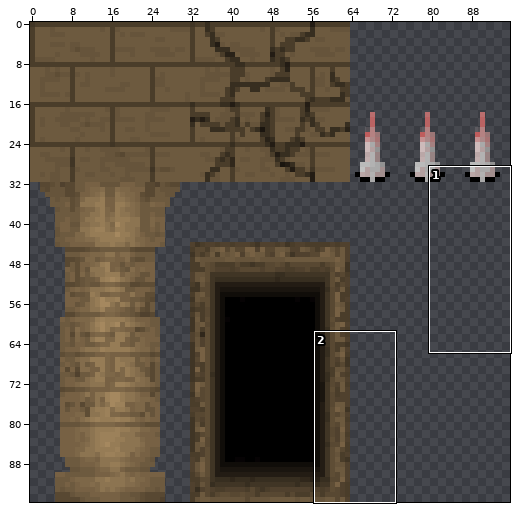
Two versions of one sprite sheet, rsc/images/tiles.png. The picture above shows the old version from afar; the outline marks the close-up.
Close-up. Old version:
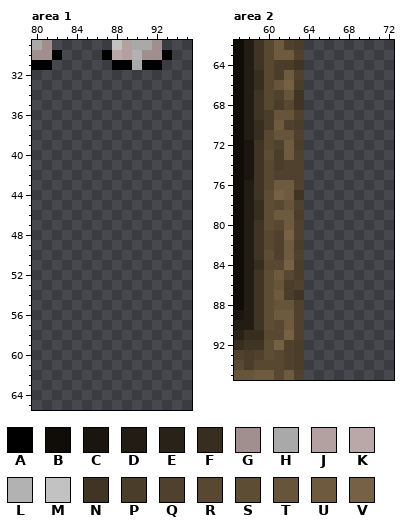
The file is 96x96 pixels. Pixels under 10% opacity are left out. Colours within 5 levels of each other are drawn and written as one. Shown: area 1: x 80..95, y 29..65; area 2: x 57..72, y 62..95.
Palette (. is transparent): A #000000  B #100d09  C #1a150f  D #231c14  E #292218  F #372e20  G #a18e8e  H #a9a9a9  J #b3a0a0  K #baa7a7  L #b2b2b2  M #c2c2c2  N #403525  P #4a3d2a  Q #50412e  R #584832  S #5e4d35  T #66543b  U #6d5a3f  V #776144
Pixels before, area 1, first column x 80:
29 HG......MJHHG.
30 GGA....AKJLGGA
31 AA......AAHAA.
Pixels before, area 2, first column x 57:
62 BDNRUQP
63 BDNRUUQ
64 BDNRPPN
65 BDFRPUQ
66 BDFRTVP
67 BDNRQTN
68 BDNRPRN
69 BDNPTTQ
70 BDFPUQP
71 BDFRTTQ
72 BCNRQUP
73 BCNSPUQ
74 BCNRPQQ
75 BCNRQQQ
76 BDNRUUQ
77 BDNSVUN
78 BDFSRTQ
79 BDFSUUP
80 BDNSRUQ
81 BDNRQVQ
82 BDNRQUP
83 BDNSQUQ
84 BDFRRVP
85 BDNSURP
86 BDNSTPQ
87 BDNSUPN
88 BDNSTTQ
89 CDNSUUQ
90 DDNSRUQ
91 EFFRRVQ
92 FNNSVQP
93 QPQSRQP
94 RPRRRQP
95 TTUURUQ
The result:
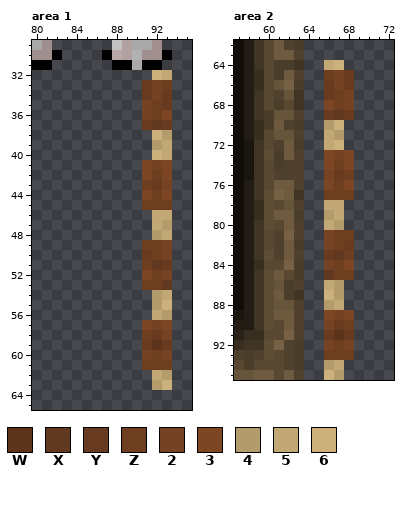
Colours new in this view: W #5b341b  X #613921  Y #683a1f  Z #6e3e21  2 #754223  3 #7c4625  4 #b49b6c  5 #c2a875  6 #ccb17c
From the commit log: Add Res loading in game + tile update
The edit:
Area 1:
y 32: x 92..93 .. -> 65
y 33: x 91..93 ... -> Y2Z
y 34: x 91..93 ... -> Y2Y
y 35: x 91..93 ... -> 2ZY
y 36: x 91..93 ... -> 2Z3
y 37: x 91..93 ... -> YXY
y 38: x 92..93 .. -> 64
y 39: x 92..93 .. -> 45
y 40: x 92..93 .. -> 65
y 41: x 91..93 ... -> 323
y 42: x 91..93 ... -> 3Z3
y 43: x 91..93 ... -> ZY2
y 44: x 91..93 ... -> 3Z3
y 45: x 91..93 ... -> ZZZ
y 46: x 92..93 .. -> 55
y 47: x 92..93 .. -> 54
y 48: x 92..93 .. -> 45
y 49: x 91..93 ... -> ZZ2
y 50: x 91..93 ... -> YZ2
y 51: x 91..93 ... -> ZXY
y 52: x 91..93 ... -> 3Z2
y 53: x 91..93 ... -> ZZX
y 54: x 92..93 .. -> 45
y 55: x 92..93 .. -> 46
y 56: x 92..93 .. -> 54
y 57: x 91..93 ... -> 323
y 58: x 91..93 ... -> ZY2
y 59: x 91..93 ... -> YWY
y 60: x 91..93 ... -> 2Z2
y 61: x 91..93 ... -> ZZZ
y 62: x 92..93 .. -> 54
y 63: x 92..93 .. -> 46
Area 2:
y 64: x 66..67 .. -> 56
y 65: x 66..68 ... -> Z2Y
y 66: x 66..68 ... -> Y2Y
y 67: x 66..68 ... -> YZ2
y 68: x 66..68 ... -> 3Z2
y 69: x 66..68 ... -> YXY
y 70: x 66..67 .. -> 46
y 71: x 66..67 .. -> 54
y 72: x 66..67 .. -> 56
y 73: x 66..68 ... -> 323
y 74: x 66..68 ... -> 3Z3
y 75: x 66..68 ... -> 2YZ
y 76: x 66..68 ... -> 3Z3
y 77: x 66..68 ... -> ZZZ
y 78: x 66..67 .. -> 55
y 79: x 66..67 .. -> 45
y 80: x 66..67 .. -> 54
y 81: x 66..68 ... -> 2ZZ
y 82: x 66..68 ... -> 2ZY
y 83: x 66..68 ... -> YXZ
y 84: x 66..68 ... -> 2Z3
y 85: x 66..68 ... -> XZZ
y 86: x 66..67 .. -> 54
y 87: x 66..67 .. -> 64
y 88: x 66..67 .. -> 45
y 89: x 66..68 ... -> 323
y 90: x 66..68 ... -> 2YZ
y 91: x 66..68 ... -> YWY
y 92: x 66..68 ... -> 2Z2
y 93: x 66..68 ... -> ZZZ
y 94: x 66..67 .. -> 45
y 95: x 66..67 .. -> 64
Boxes around the changes in both close-ups, in picture pixels (x1, y1, x2, y2):
added: (142, 70, 172, 390)
added: (324, 60, 354, 380)
